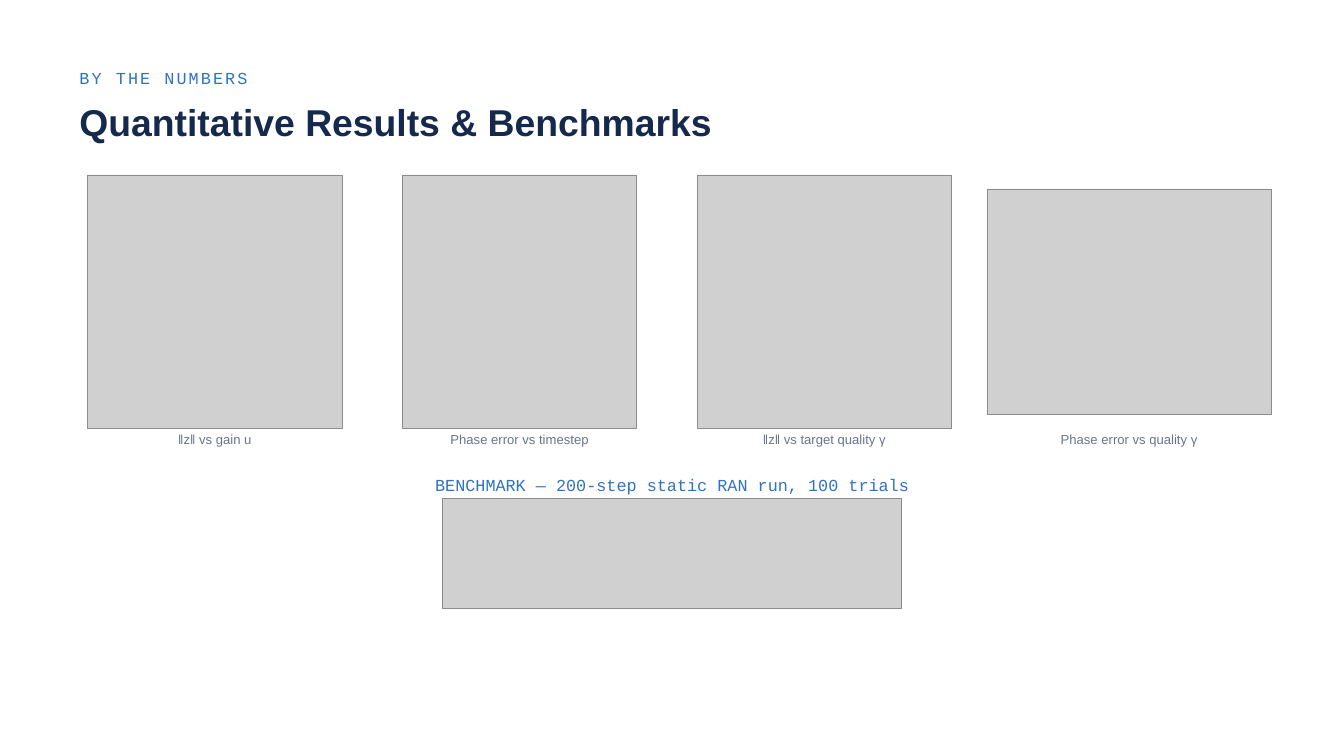
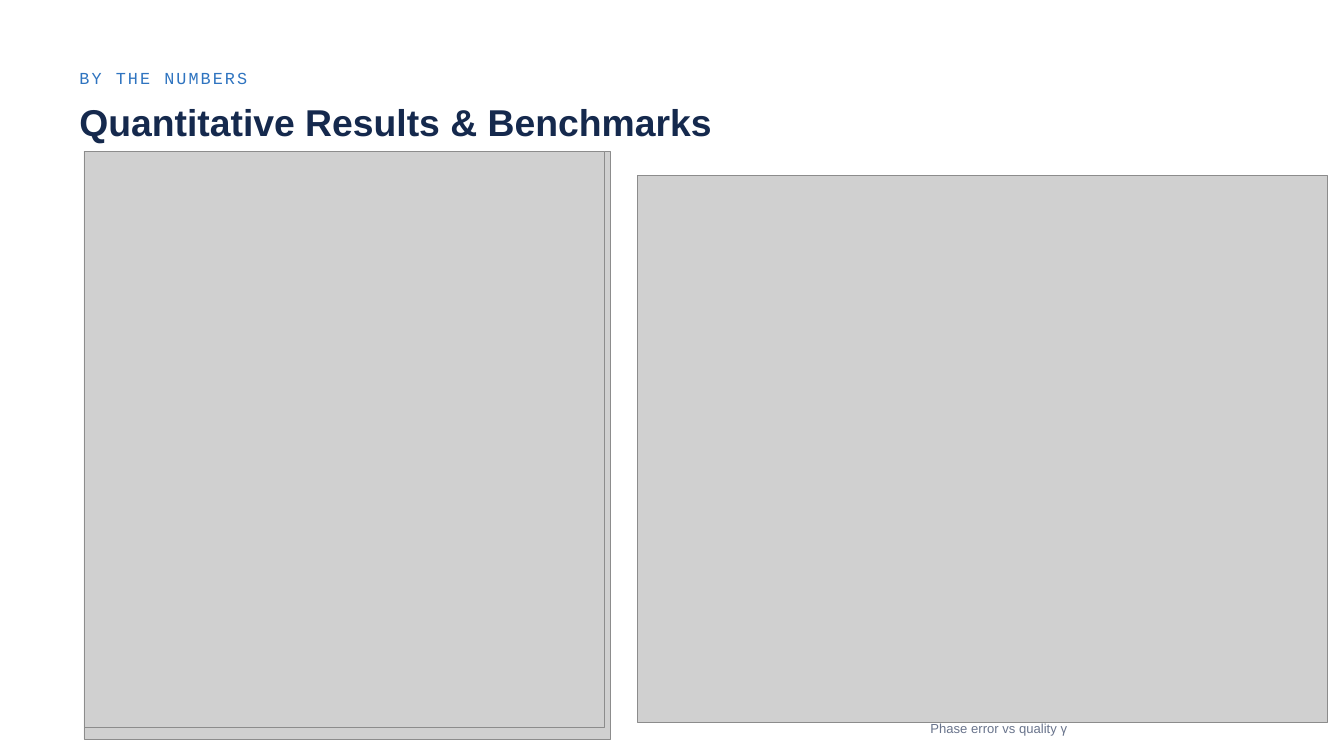
Before and after one commit to noah-ginzburg/RANController, a slide deck: slide 10 of RAN/RAN_Progress/Research_internship_presentation.pptx (slide 12 before the commit). Drawn at 1344x756 pixels with LibreOffice and Linux fonts; fonts in the diff are those of the drawing; grey boxes stand for pictures. Boxes give left, top, right and bottom in pixels: in the first picture for what was removed or moved away, otherwise in the second. Text is boxed around its words. In the diff, an @@ line names an element or a change of style, - is before the commit and + after.

```diff
--- a/RAN/RAN_Progress/Research_internship_presentation.pptx
+++ b/RAN/RAN_Progress/Research_internship_presentation.pptx
@@ picture added at (84, 151, 610, 739) @@
@@ picture added at (84, 151, 605, 727) @@
@@ picture removed at (87, 175, 342, 428) @@
@@ picture removed at (403, 175, 637, 428) @@
@@ picture: place and size @@
-picture at (987, 189, 1271, 415)
+picture at (638, 175, 1327, 722)
@@ picture removed at (697, 175, 952, 428) @@
@@ text removed at (178, 434, 251, 447) @@
-‖z‖ vs gain u
@@ text removed at (450, 434, 588, 447) @@
-Phase error vs timestep
@@ text removed at (763, 434, 886, 447) @@
-‖z‖ vs target quality γ
@@ text removed at (435, 479, 908, 495) @@
-BENCHMARK — 200-step static RAN run, 100 trials
@@ picture removed at (442, 498, 902, 608) @@
@@ text "Phase error vs quality γ": place and size @@
-text "Phase error vs quality γ" at (1061, 434, 1198, 447)
+text "Phase error vs quality γ" at (930, 722, 1068, 736)
```
Also in this commit, not shown: 11 other slides changed, 3 slides added, 4 slides removed, 5 other files.
